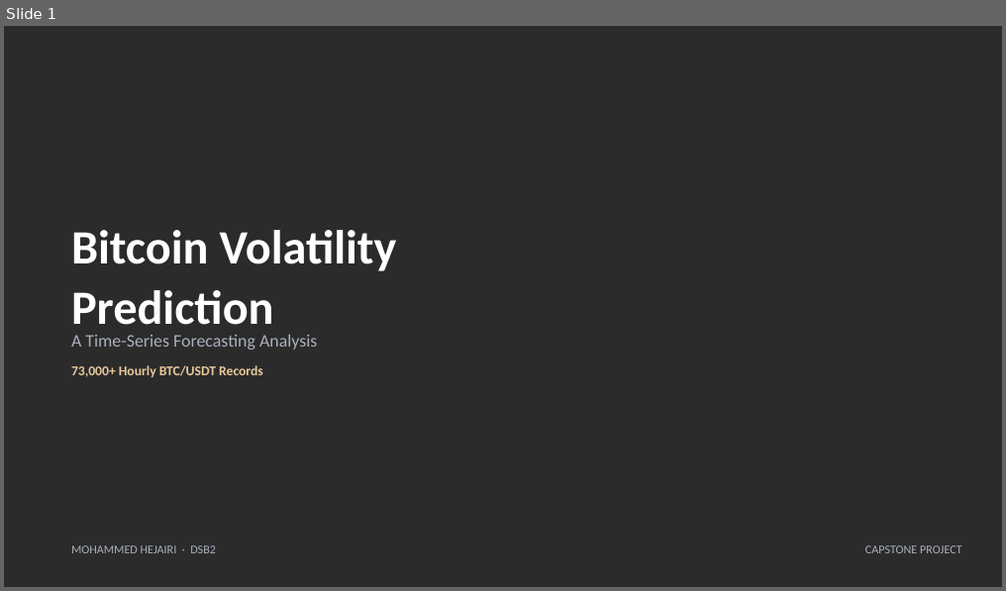
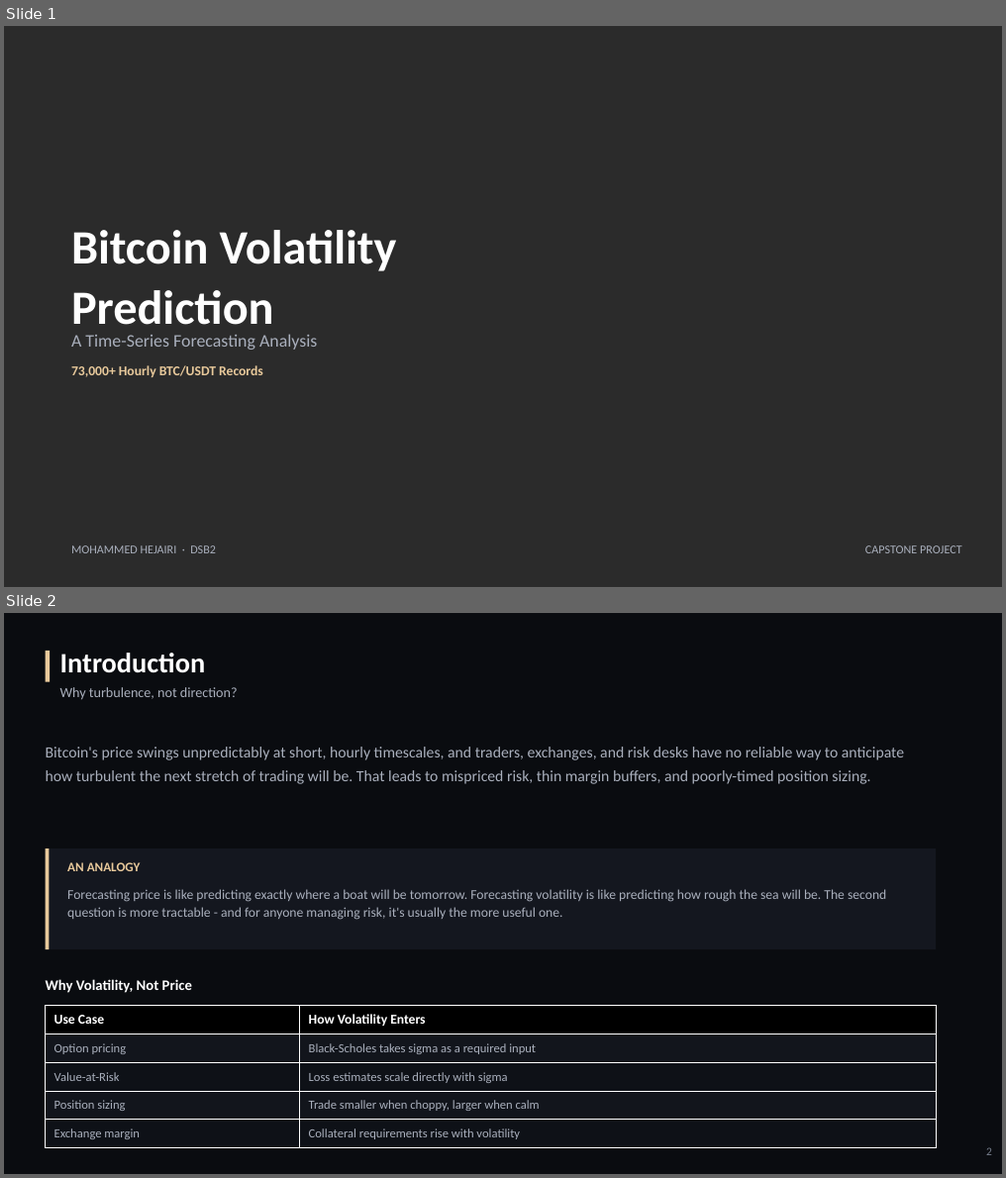
Before and after one commit to mhejairi10/bitcoin-volatility-prediction, a slide deck: presentation/capstone-btc-volatility-canva.pptx. Shown one above the other, each under a label of ours: slide 1 before the commit, slides 1 and 2 after it. The pictures are 1006x591 and 1006x1178 pixels, drawn with LibreOffice and Linux fonts; fonts in the diff are those of the drawing; background and template pictures are left out; a plain dark background stands for a picture behind light text. Boxes give left, top, right and bottom in pixels: in the first picture for what was removed or moved away, otherwise in the second. Text is boxed around its words. In the diff, an @@ line names an element or a change of style, - is before the commit and + after.

Commit message:
Add Introduction and Problem Statement slides to the Canva deck
Inserted after the title, before Objective: Introduction (the motivation
- boat analogy, why volatility not price - plus the four-row use-case
table) and Problem Statement (the aim, a target-definition table, and
the regression-not-classification framing), both pulled from the
report's own Section 1.1-1.3. Deck grows from 17 to 19 slides; all
subsequent page numbers renumbered accordingly.

```diff
--- a/presentation/capstone-btc-volatility-canva.pptx
+++ b/presentation/capstone-btc-volatility-canva.pptx
@@ slide 2 added at box(4, 613, 1002, 1174), background #FFFFFF @@
@@ rectangle added at box(4, 613, 1002, 1174), fill #0A0C10 @@
@@ rectangle added at box(46, 651, 50, 682), fill #E8C99B @@
@@ text added at box(60, 653, 206, 673), 27 pt, text #FFFFFF, bold @@
+Introduction
@@ text added at box(60, 687, 238, 700), 13.5 pt, text #A9AFBC @@
+Why turbulence, not direction?
@@ text added at box(46, 747, 904, 784), 15 pt, text #A9AFBC @@
+Bitcoin's price swings unpredictably at short, hourly timescales, and traders, exchanges, and risk desks have no reliable way to anticipate how turbulent the next stretch of trading will be. That leads to mispriced risk, thin margin buffers, and poorly-timed position sizing.
@@ rectangle added at box(46, 849, 936, 950), fill #14171F @@
@@ rectangle added at box(46, 849, 49, 950), fill #E8C99B @@
@@ text added at box(67, 862, 141, 871), 12.5 pt, text #E8C99B, bold @@
+AN ANALOGY
@@ text added at box(67, 889, 886, 920), 13 pt, text #A9AFBC @@
+Forecasting price is like predicting exactly where a boat will be tomorrow. Forecasting volatility is like predicting how rough the sea will be. The second question is more tractable - and for anyone managing risk, it's usually the more useful one.
@@ text added at box(46, 979, 192, 993), 14 pt, text #FFFFFF, bold @@
+Why Volatility, Not Price
@@ table added at box(46, 1006, 936, 1149), 5 rows, 2 columns @@
+Use Case | How Volatility Enters
+Option pricing | Black-Scholes takes sigma as a required input
+Value-at-Risk | Loss estimates scale directly with sigma
+Position sizing | Trade smaller when choppy, larger when calm
+Exchange margin | Collateral requirements rise with volatility
@@ text added at box(986, 1148, 992, 1156), 11 pt, text #777E8C @@
+2
```
Also in this commit, not shown: 16 slides changed, 1 other slide added, 1 other file.
